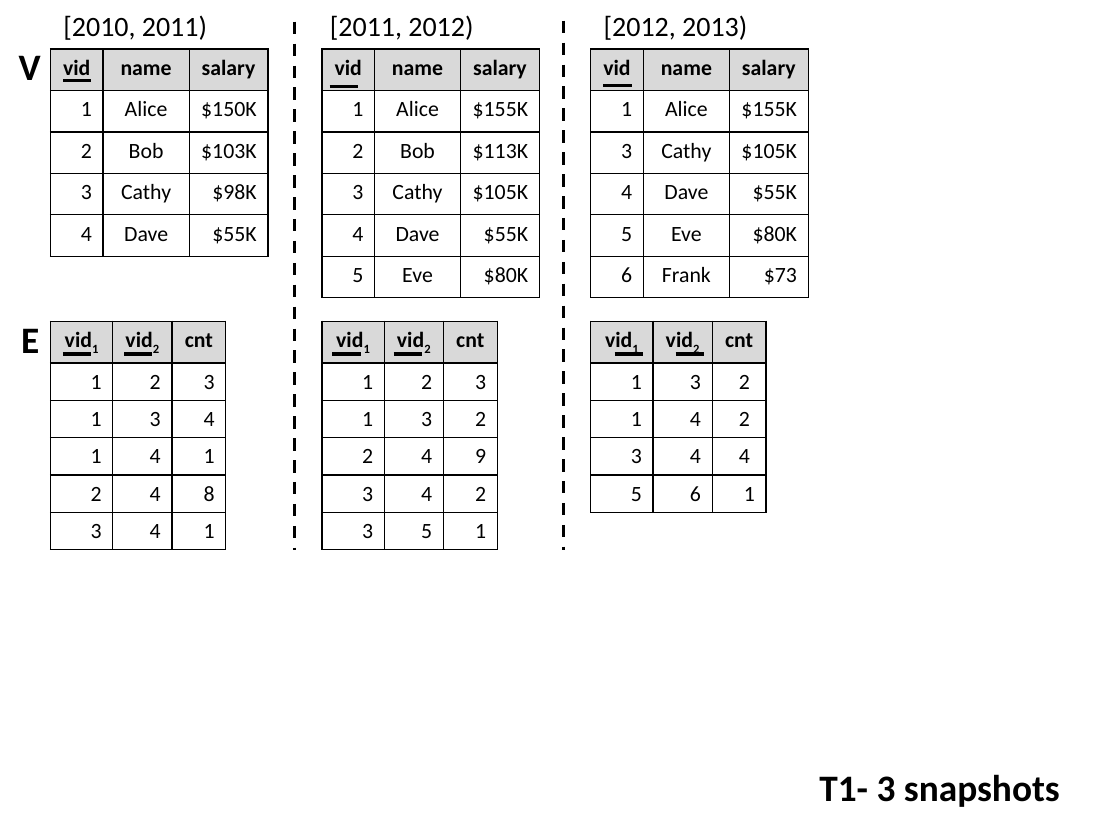
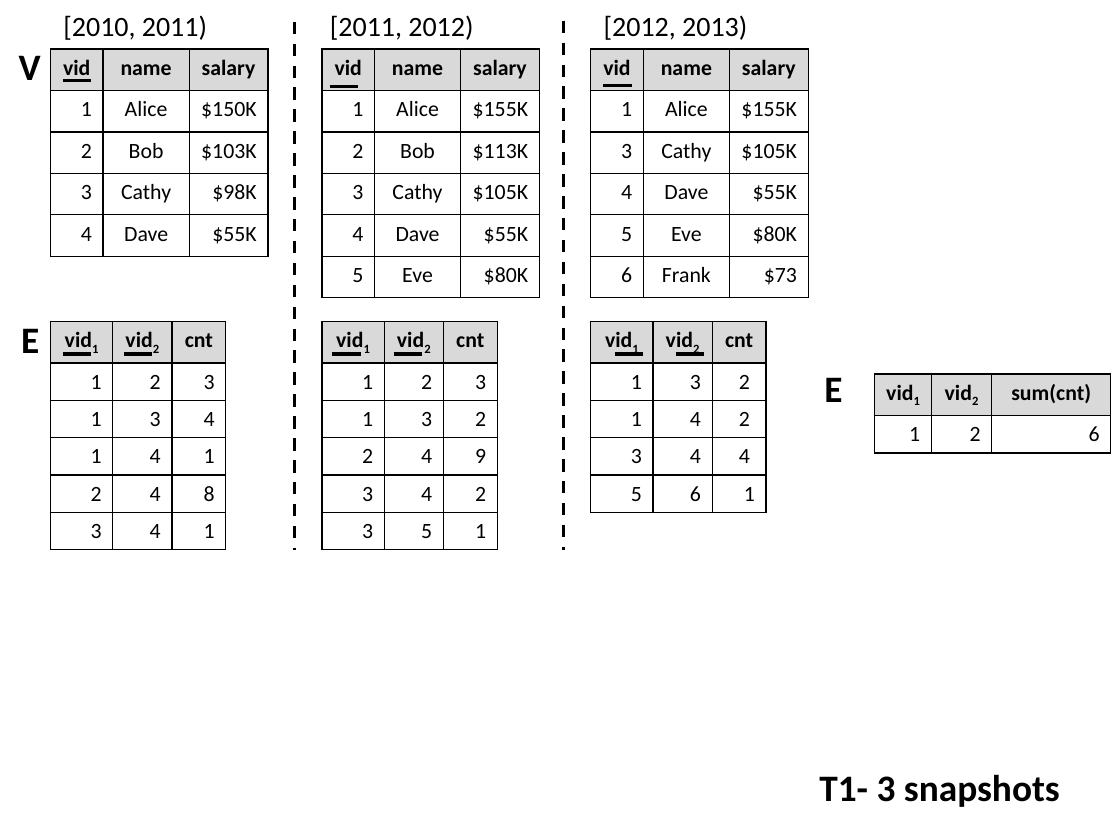
Before and after one commit to PortalDB/portal, a slide deck: slide 4 of paper/sigmod2016/figs/figures.pptx. Drawn at 1120x840 pixels with LibreOffice and Linux fonts; fonts in the diff are those of the drawing. Boxes give left, top, right and bottom in pixels: in the first picture for what was removed or moved away, otherwise in the second. Text is boxed around its words. In the diff, an @@ line names an element or a change of style, - is before the commit and + after.

```diff
--- a/paper/sigmod2016/figs/figures.pptx
+++ b/paper/sigmod2016/figs/figures.pptx
@@ text added at bbox=[824, 377, 842, 402], 24 pt, text #000000, bold @@
+E
@@ table added at bbox=[875, 374, 1111, 452], 2 rows, 3 columns @@
+vid1 | vid2 | sum(cnt)
+1 | 2 | 6
```
Also in this commit, not shown: 1 other slide changed, 3 other files.
